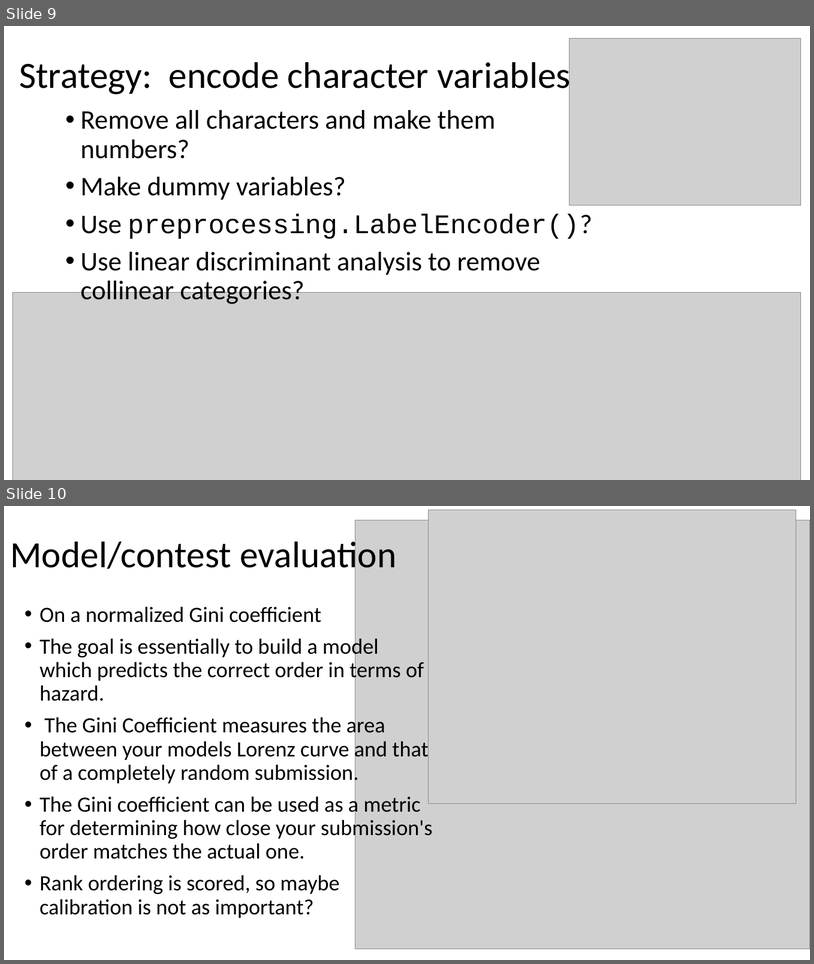
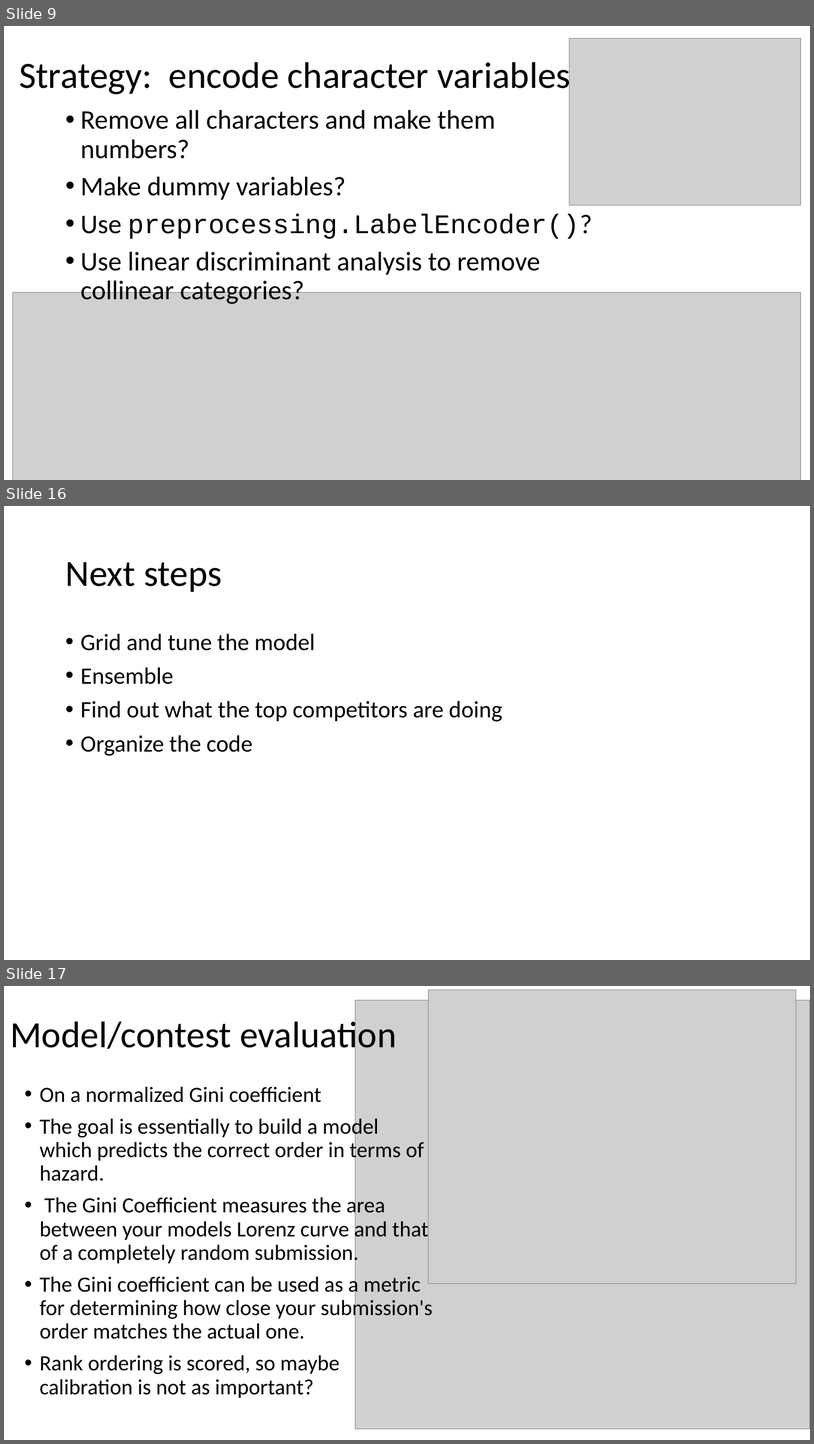
Before and after one commit to bchaplin1/hazard, a slide deck: slides/Hazard Prediction.pptx. Shown one above the other, each under a label of ours: slides 9 and 10 before the commit, slides 9, 16 and 17 after it; the slides between them are not shown. The pictures are 814x964 and 814x1444 pixels, drawn with LibreOffice and Linux fonts; fonts in the diff are those of the drawing; grey boxes stand for pictures. Boxes give left, top, right and bottom in pixels: in the first picture for what was removed or moved away, otherwise in the second. Text is boxed around its words. In the diff, an @@ line names an element or a change of style, - is before the commit and + after.

```diff
--- a/slides/Hazard Prediction.pptx
+++ b/slides/Hazard Prediction.pptx
@@ slide 16 added at (4, 506, 810, 960), background #FFFFFF @@
@@ title added at (65, 562, 222, 592), 44 pt, text #000000 @@
+Next steps
@@ text added at (81, 633, 503, 756), 28 pt, text #000000 @@
+• Grid and tune the model
+• Ensemble
+• Find out what the top competitors are doing
+• Organize the code
@@ what was slide 10 is now slide 17 @@
```
Also in this commit, not shown: 3 slides changed, 6 other slides added, 42 other files.
